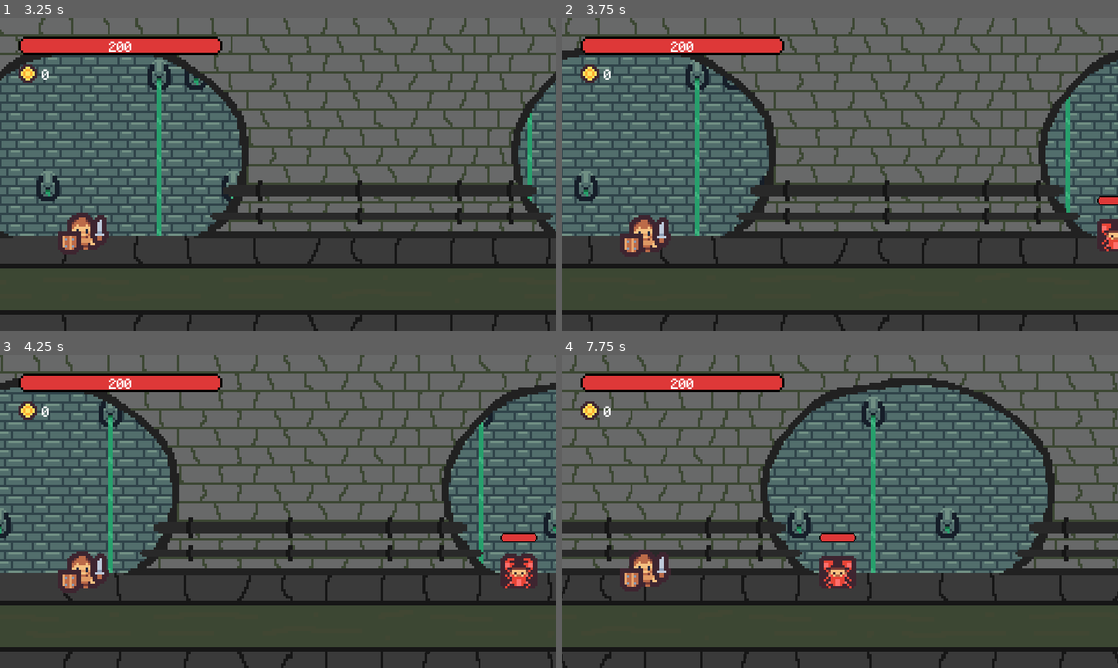
Above: before the commit, frames 1-4 (two rows, left to right).
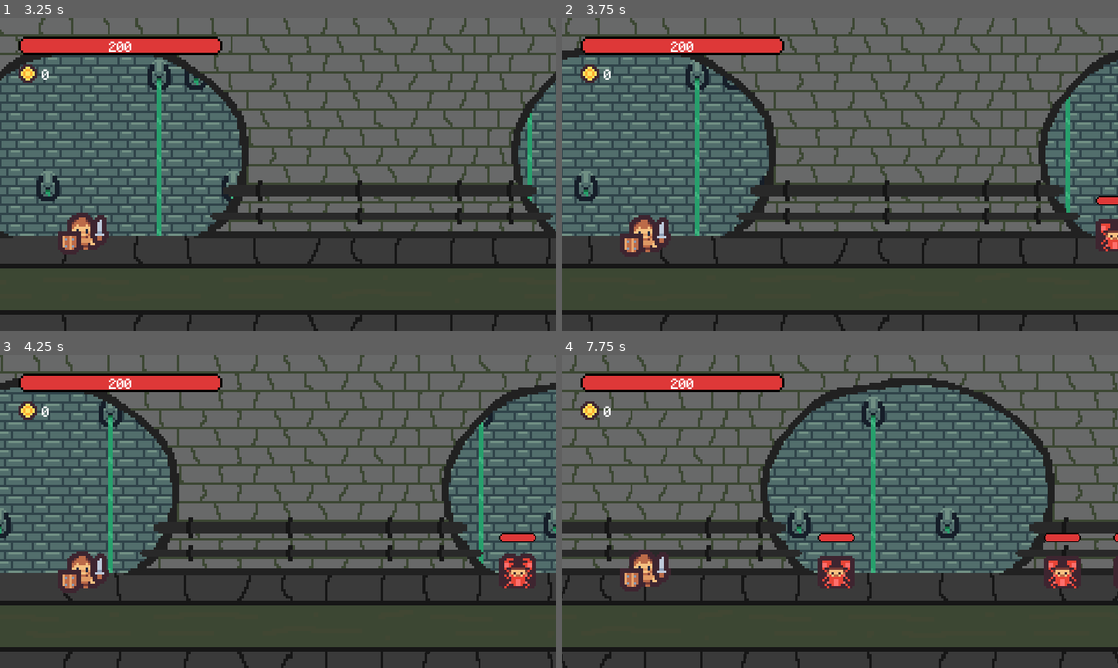
Above: after the commit, the same moments.

Repository: antronomo/RunningHalls
Game: Godot game, scene res://UIs/MenuScene.tscn
The game is run twice, just before and just after one commit, with the same random seed, the same clock (stepped at 60 frames per second) and the same inputs.
Inputs:
- Up to frame 1 (3.25 s): click "START" at 0.5 s; click "NEW GAME" at 1.25 s
- Up to frame 2 (3.75 s): no input
- Up to frame 3 (4.25 s): no input
- Up to frame 4 (7.75 s): no input

Frame 1 is identical in both runs. In frame 2, less than 0.1% of the frame differs, in the area x 95-100%, y 56-75%; in frame 3, 0.1%; in frame 4, 1.0%, in the area x 45-100%, y 56-75%.

Commit message:
Nada realmente redundante. Sólo es un commit rápido para probar aparcar la versión del motor de videojuegos godot 3.5.3  y seguir con godot 4.2.1. Se esperan grandes cambios aunque sea sólo para que funcione

Diff:
--- a/Auto/GLOBALS.gd
+++ b/Auto/GLOBALS.gd
@@ -9,6 +9,7 @@
 func _ready() -> void:
 	randomize()
 	current_game = CurrentGame.load_game()
+
 	#Esto es demasiado importante y lo necesito accesible
 	saved_wave = current_game.game_info.wave #!
 
@@ -35,55 +36,55 @@
 
 # FUNCIONES que modifican variables en current_game ----------------------------------------
 # Es necesario verificar el tipo de variable? por ahora no, pero tampoco lo voy a aquitar
-func set_game_data(what : String, much) -> void:
+func set_game_data(what : String, with) -> void:
 	match what:
 		"wave":
-			if typeof(much) == TYPE_INT:
-				current_game.game_info.wave = much
+			if typeof(with) == TYPE_INT:
+				current_game.game_info.wave = with
 			else:
-				print("cannot save " + what + " with: " + str(much))
+				print("cannot save " + what + " with: " + str(with))
 
 		"gold":
-			if typeof(much) == TYPE_INT:
-				current_game.game_info.gold = much
+			if typeof(with) == TYPE_INT:
+				current_game.game_info.gold = with
 			else:
-				print("cannot save " + what + " with: " + str(much))
+				print("cannot save " + what + " with: " + str(with))
 
 		"helmet":
-			if typeof(much) == TYPE_INT:
-				current_game.player_upgrades.helmet = much
+			if typeof(with) == TYPE_INT:
+				current_game.player_upgrades.helmet = with
 			else:
-				print("cannot save " + what + " with: " + str(much))
+				print("cannot save " + what + " with: " + str(with))
 
 		"chestPlate":
-			if typeof(much) == TYPE_INT:
-				current_game.player_upgrades.chestPlate = much
+			if typeof(with) == TYPE_INT:
+				current_game.player_upgrades.chestPlate = with
 			else:
-				print("cannot save " + what + " with: " + str(much))
+				print("cannot save " + what + " with: " + str(with))
 
 		"greaves":
-			if typeof(much) == TYPE_INT:
-				current_game.player_upgrades.greaves = much
+			if typeof(with) == TYPE_INT:
+				current_game.player_upgrades.greaves = with
 			else:
-				print("cannot save " + what + " with: " + str(much))
+				print("cannot save " + what + " with: " + str(with))
 
 		"boots":
-			if typeof(much) == TYPE_INT:
-				current_game.player_upgrades.boots = much
+			if typeof(with) == TYPE_INT:
+				current_game.player_upgrades.boots = with
 			else:
-				print("cannot save " + what + " with: " + str(much))
+				print("cannot save " + what + " with: " + str(with))
 
 		"sword":
-			if typeof(much) == TYPE_INT:
-				current_game.player_upgrades.sword = much
+			if typeof(with) == TYPE_INT:
+				current_game.player_upgrades.sword = with
 			else:
-				print("cannot save " + what + " with: " + str(much))
+				print("cannot save " + what + " with: " + str(with))
 
 		"shield":
-			if typeof(much) == TYPE_INT:
-				current_game.player_upgrades.shield = much
+			if typeof(with) == TYPE_INT:
+				current_game.player_upgrades.shield = with
 			else:
-				print("cannot save " + what + " with: " + str(much))
+				print("cannot save " + what + " with: " + str(with))
 
 		_: # Default
 			print(what + " not found")
--- a/Scripts/Enemy.gd
+++ b/Scripts/Enemy.gd
@@ -64,10 +64,6 @@
 func update_status(status : String, value : bool) -> void: pass
 
 
-# func set_wave(new_wave : int) -> void:
-# 	current_wave = new_wave
-
-
 func hecking_die() -> void:
 	emit_signal("died", global_position)
 	queue_free()
@@ -75,7 +71,7 @@
 
 """
 La variable low_life_status solo puede ser cambiado por nodos heredados de este,
-ya que es CoreComponent (otro nodo como nodo hijo) quien manda la señal para cmabiar a true/false.
+ya que es CoreComponent (otro nodo como nodo hijo) quien manda la señal para cmabiar el valor.
 
 
 PARA MONTAR NUEVOS ENEMIGOS: Como no se automatizar eso, me toca hacer-lo a mano:
--- a/Scripts/EnemySpawner.gd
+++ b/Scripts/EnemySpawner.gd
@@ -53,10 +53,9 @@
 
 	for i1 in wave_list.size():
 		for i2 in wave_list[i1].size():
+			timer.start(randf() * 0.80 + 0.20); yield(timer, "timeout")
+
 			var next_enemy : RigidBody2D = wave_list[i1][i2].instance()
-
-			timer.start(randf() * 0.75 + 0.25); yield(timer, "timeout")
-			# next_enemy.set_wave(le_wave)
 			add_child(next_enemy)
 
 			if i1 == 4 or i1 == 6:
@@ -64,46 +63,18 @@
 				next_enemy.boss_mode()
 
 		# print("waiting")
-		timer.start(randi() % 3 + 3); yield(timer, "timeout")
+		timer.start(randi() % 4 + 2); yield(timer, "timeout")
 		le_wave += 1
 
 	emit_signal("enemy_list_ended")
 
 
 func _on_enemy_died(enemy_position : Vector2) -> void: # Llamado cuando un hijo "muere"
-	# timer.start(0.01); yield(timer, "timeout") # Si lo borras/comentas, da error -> parece que ya no
 	emit_signal("generate_loot", enemy_position)
-	emit_signal("enemy_died")
+	emit_signal("enemy_died") # Aunque la señal tenga el mismo nombre, este es el que conecta con Level0
 
 
 func _on_EnemySpawner_enemy_list_ended() -> void:
-	# if get_child_count() == 1: # Ahora 2
-	# 	emit_signal("enemy_list_ended")
-
 	# Generar lista de enemigos y empezar a invocar-los
 	wave_generator(enemy_list_node.get_enemy_group())
 	spawn_enemies()
-
-
-"""
-Lo que quiero conseguir es lo siguiente:
-Una manera de que aparezcan los enemigos en oleadas.
-
-Ideas:
-·Los enemigos deben tener mejores estadísticas confomre tenga más rondas, al menos, en hp
-
-
-COMPLETADO:
-·la ronda se da como finalizada cuando todos los enemigos han sido derrotados.
-
-·los enemigos deben aparecer uno detrás de otro rápido, pero no a la vez
-
-
-DESCARTADO:
-·¿los tokens no usados se guardan para la próxima ronda?
-
-·cada ronda aumentará el numero de tokens que el spawner tendrá.
-
-·Usar un sistema de tokens, asignar cada enemigo un valor y que el spawner compre enemigos asta acercarse a 0 tokens.
-
-"""
--- a/Scripts/EnemyStats.gd
+++ b/Scripts/EnemyStats.gd
@@ -1,7 +1,7 @@
 extends CoreComponent
 
 
-var wave_multiplier : float = 0.01
+var wave_multiplier : float = 0.05
 var boss_multiplier : float = 2.0
 var current_wave : int = 0
 
Not shown, removed: Ideas/.gdignore
Not shown, removed: Ideas/Ideas.txt
Not shown, removed: Ideas/Tareas.txt
Not shown, added: .gitignore
Not shown, removed: Ideas/RunningHalls.lorien
